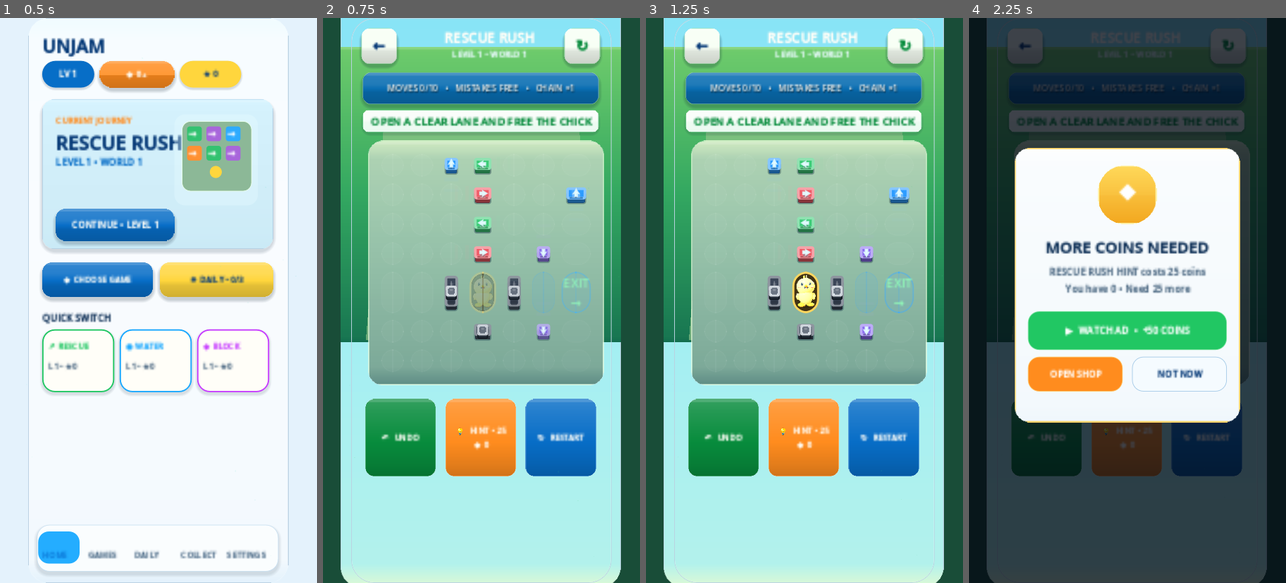
Above: before the commit, frames 1-4 (left to right).
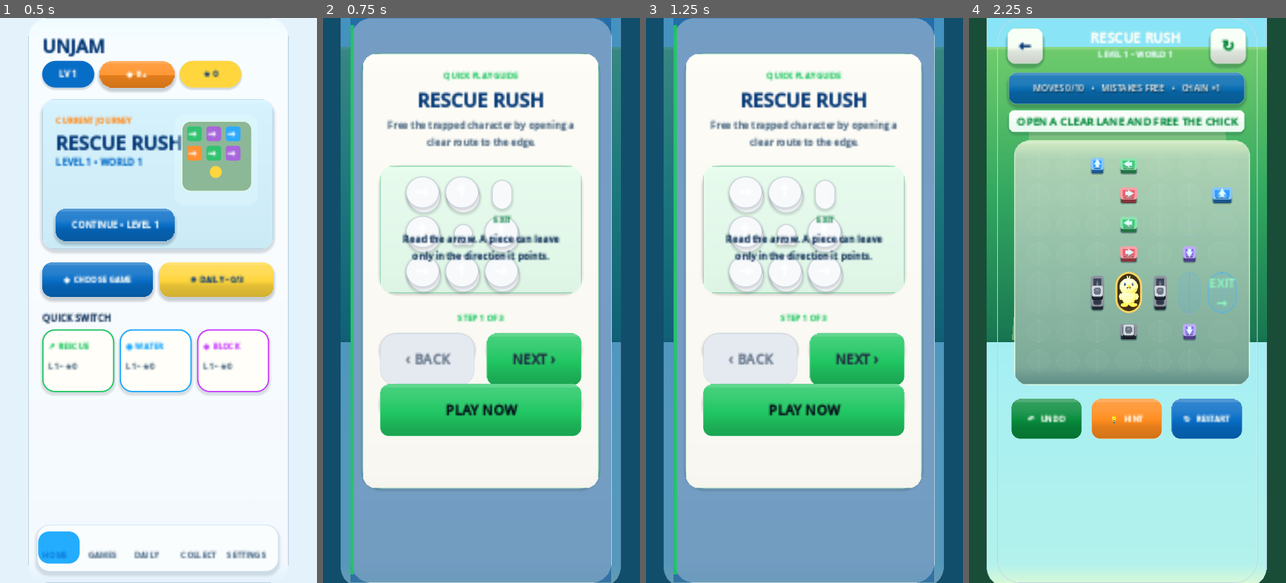
Above: after the commit, the same moments.

Repository: eghosa001/unjam
Game: Godot game, scene res://scenes/Main.tscn
Two runs of this game, one before a commit and one after it. Both use one fixed random seed, a clock stepped at 60 frames per second and the inputs below.
Inputs (mouse positions are in pixels of both pictures, inside the frame that each line leads up to):
- Up to frame 1 (0.5 s): no input
- Up to frame 2 (0.75 s): click "CONTINUE • LEVEL 1" at 0.5 s
- Up to frame 3 (1.25 s): no input
- Up to frame 4 (2.25 s): click (1127, 407) at 1.25 s, where only the run after the commit has a clickable "PLAY NOW"; click "↻ RESTART" at 2 s

Frame 1 is identical in both runs. In frame 2, 98% of the frame differs, in the area x 0-100%, y 0-100%; in frame 3, 98%; in frame 4, 100%.
Error before the commit: Parse Error: Cannot infer the type of "fx" variable because the value doesn't have a set type. (res://scripts/ui/ux_shell_casual.gd:352)

Commit message:
fix: type Block tutorial demo coordinates

Diff:
--- a/scripts/ui/ux_shell_casual.gd
+++ b/scripts/ui/ux_shell_casual.gd
@@ -349,8 +349,8 @@
 			_tutorial_demo_root.add_child(well)
 	var occupied := [Vector2i(0,0),Vector2i(1,0),Vector2i(0,1),Vector2i(3,2),Vector2i(3,3)]
 	for pos in occupied:
-		var fx := 59.0 + pos.x*39.0
-		var fy := 21.0 + pos.y*39.0
+		var fx: float = 59.0 + float(pos.x) * 39.0
+		var fy: float = 21.0 + float(pos.y) * 39.0
 		var shadow := ColorRect.new()
 		shadow.color = Color(0.25,0.16,0.43,0.34)
 		FigmaReferenceCanvas.set_rect(shadow,fx+3,fy+25,23,3)
